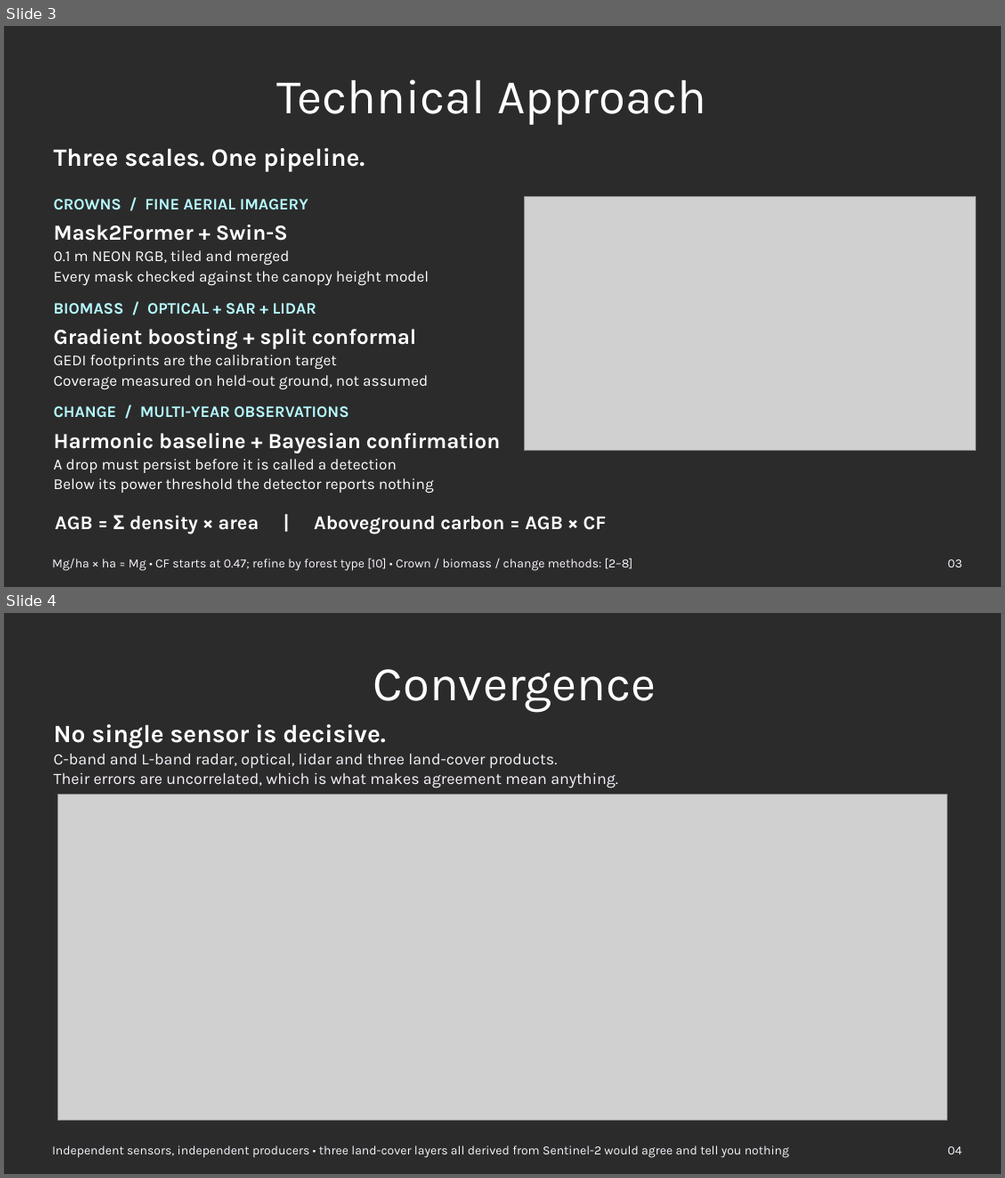
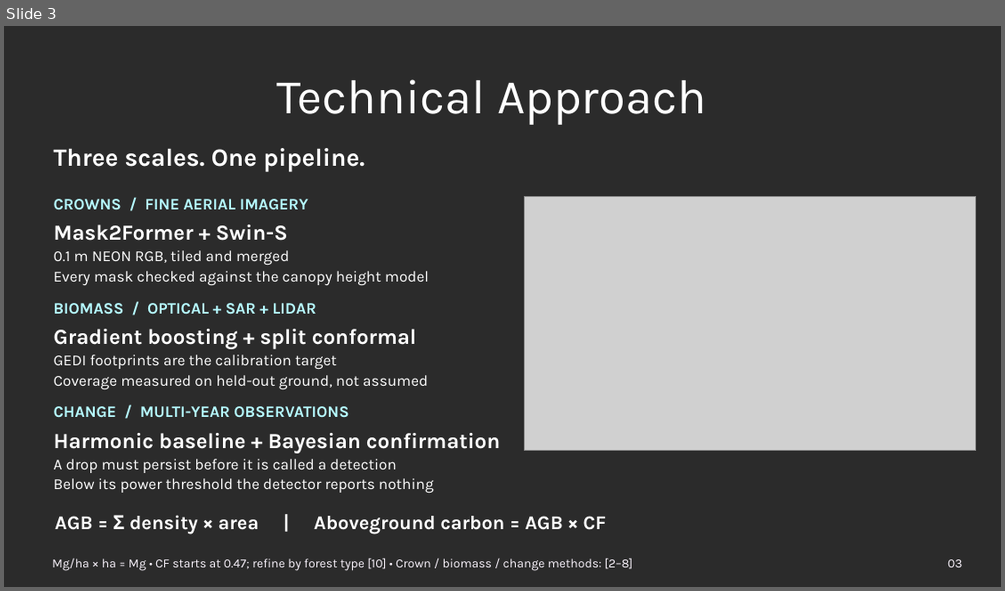
Before and after one commit to varadharajanv0310/SylvaSense, a slide deck: Order_of_One_ORION1.0_v2.pptx. Shown one above the other, each under a label of ours: slides 3 and 4 before the commit, slide 3 after it. The pictures are 1005x1178 and 1005x591 pixels, drawn with LibreOffice and Linux fonts; fonts in the diff are those of the drawing; grey boxes stand for pictures; background and template pictures are left out; a plain dark background stands for a picture behind light text. Boxes give left, top, right and bottom in pixels: in the first picture for what was removed or moved away, otherwise in the second. Text is boxed around its words. In the diff, an @@ line names an element or a change of style, - is before the commit and + after.

Commit message:
Deck: fit the three extra diagrams into the existing eight slides
Reverts the two inserted slides. The template is an eight-section format and
stays that way; the new diagrams share a well with the one already on their
slide instead, at roughly half size.

- Slide 2: outputs above, provenance envelope below.
- Slide 4: false-positive curve above, interval coverage below - both are
  results, and gate 03 already says one site fails visibly.
- Slide 6: the stack above, seven instruments below.

No original text, layout or page number is touched.

```diff
--- a/Order_of_One_ORION1.0_v2.pptx
+++ b/Order_of_One_ORION1.0_v2.pptx
@@ slide 4 removed at bbox=[4, 613, 1001, 1174], background picture (left out) @@
@@ text removed at bbox=[373, 669, 656, 712] @@
-Convergence
@@ text removed at bbox=[54, 724, 385, 747] @@
-No single sensor is decisive.
@@ text removed at bbox=[54, 753, 558, 769] @@
-C-band and L-band radar, optical, lidar and three land-cover products.
@@ text removed at bbox=[54, 772, 618, 788] @@
-Their errors are uncorrelated, which is what makes agreement mean anything.
@@ picture removed at bbox=[57, 795, 947, 1120] @@
@@ text removed at bbox=[52, 1145, 789, 1158] @@
-Independent sensors, independent producers • three land-cover layers all derived from Sentinel-2 would agree and tell you nothing
@@ text removed at bbox=[947, 1146, 962, 1154] @@
-04
```
Also in this commit, not shown: 6 slides changed, 1 other slide removed, 2 other files.
